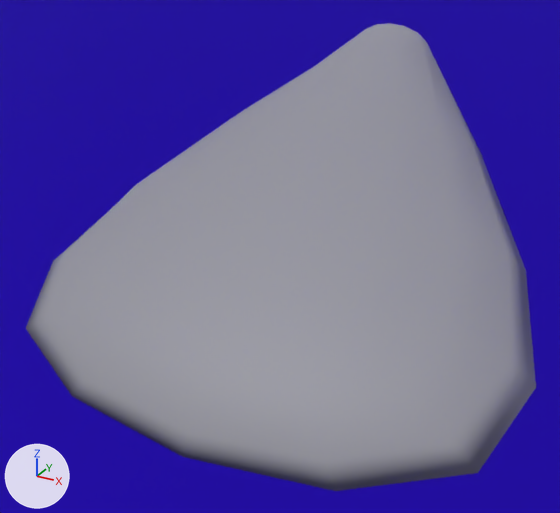
The glTF model 3dobjects/queue_fish_blue.glb, before and after one commit.
One viewpoint serves both versions: a 50 mm camera at (-0.001395, -0.004905, 0.00209) aimed at (-0.002202, -0.003437, 0.001357). Lighting does not change. The marker at lower left points along +X, +Y and +Z. Where no turn or scale is listed for an object, it has been applied to the vertices.

In view in the first picture: 'Model.010', 'polySurface2'.
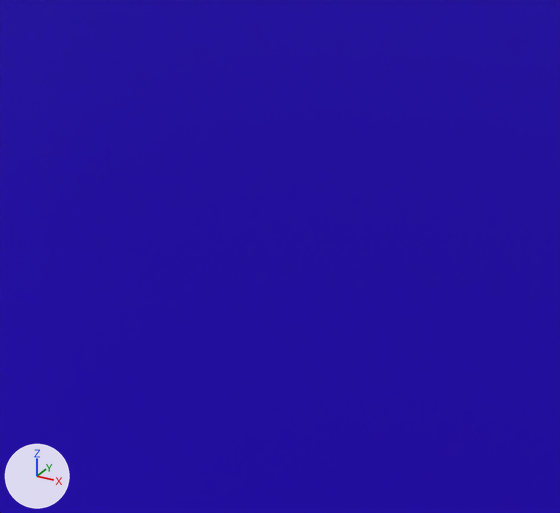
Boxes (x1, y1, x2, y2) around the edits, measured in the pictures (560 x 513 px):
```json
{"object": "polySurface2", "change": "deleted", "before": [26, 23, 536, 491]}
```

The change, as JSON lines over the scene's bpy script:
```json
{"op": "remove", "block": "ob_polysurface2", "code": ["ob_polysurface2 = bpy.data.objects.new('polySurface2', me_mesh_004)", "ob_polysurface2.location = (-0.000046, -0.002, 0.002101)"]}
```
